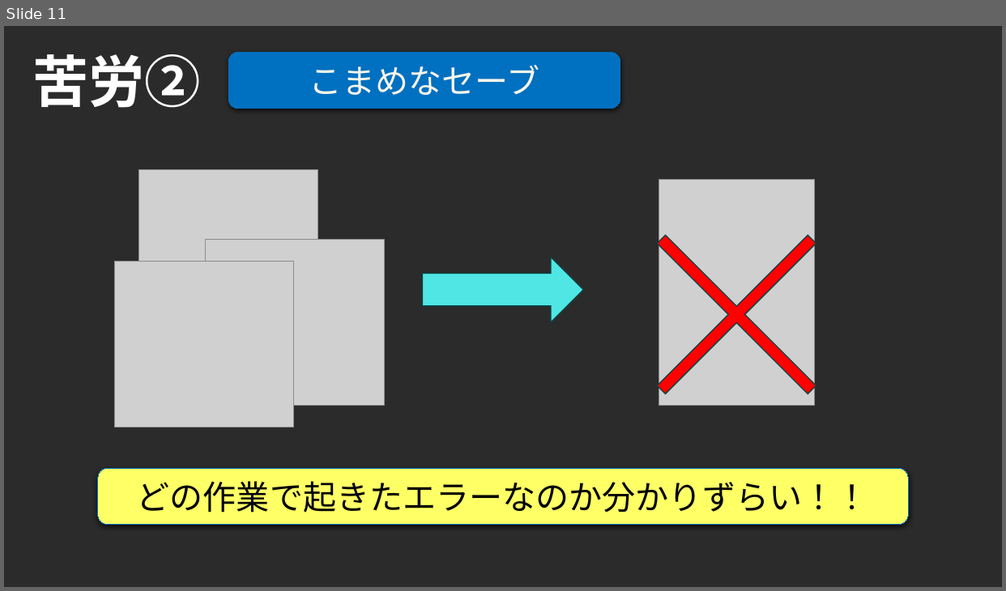
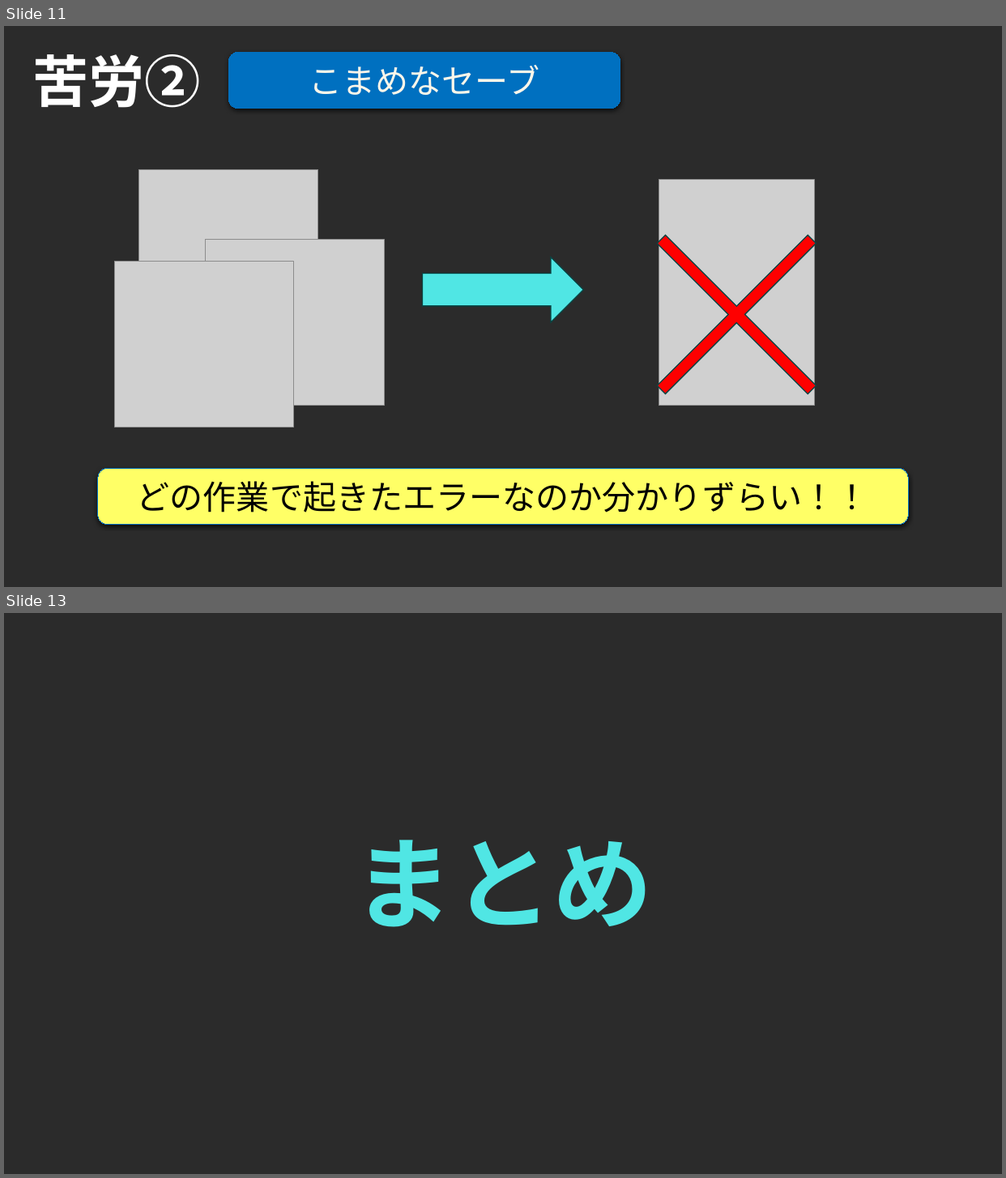
Before and after one commit to Fir4fly/Graduation-Project_specification, a slide deck: 総合制作実習.pptx. Shown one above the other, each under a label of ours: slide 11 before the commit, slides 11 and 13 after it; the slides between them are not shown. The pictures are 1006x591 and 1006x1178 pixels, drawn with LibreOffice and Linux fonts; fonts in the diff are those of the drawing; grey boxes stand for pictures; background and template pictures are left out; a plain dark background stands for a picture behind light text. Boxes give left, top, right and bottom in pixels: in the first picture for what was removed or moved away, otherwise in the second. Text is boxed around its words. In the diff, an @@ line names an element or a change of style, - is before the commit and + after.

```diff
--- a/総合制作実習.pptx
+++ b/総合制作実習.pptx
@@ slide 13 added at box(4, 613, 1002, 1174), background picture (left out) @@
@@ title added at box(353, 840, 653, 927), 96 pt, text #50E6E4, bold @@
+まとめ
```
Also in this commit, not shown: 4 slides changed, 1 other slide added, 1 slide removed, 2 other files.
